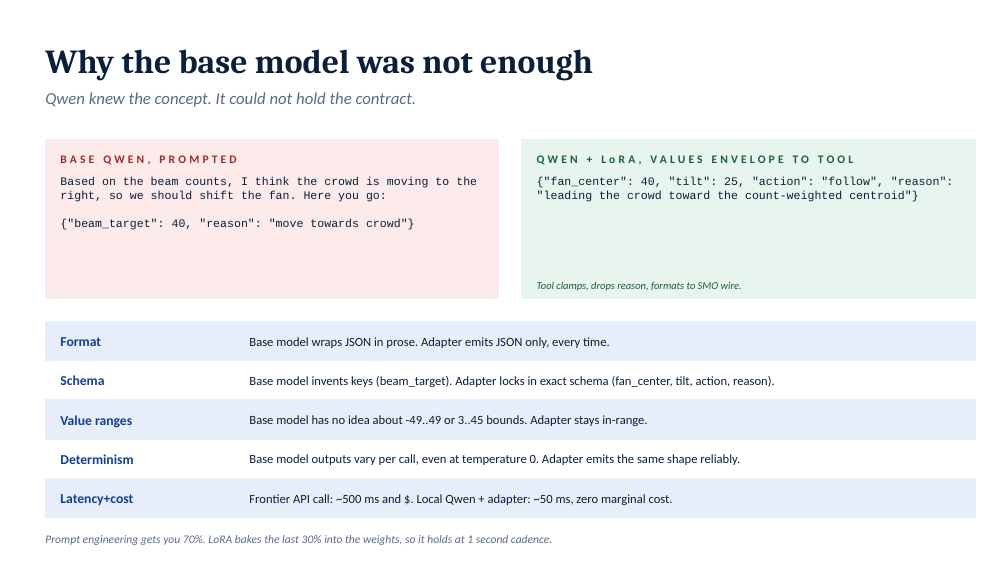
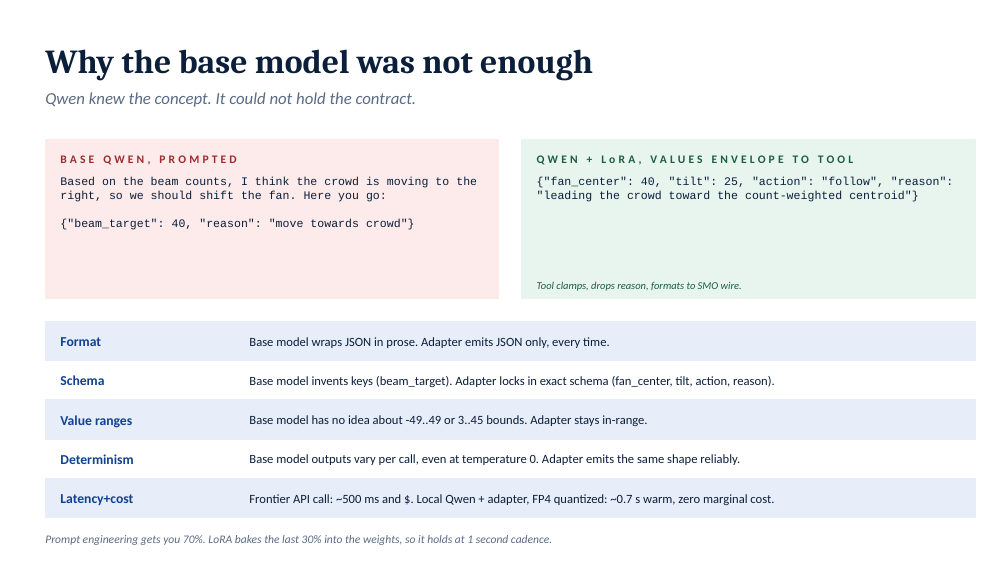
Before and after one commit to sireenmalik/BeamMeUpQwen, a slide deck: slide 7 of lora_training_walkthrough.pptx (slide 6 before the commit). Drawn at 1008x567 pixels with LibreOffice and Linux fonts; fonts in the diff are those of the drawing. Boxes give left, top, right and bottom in pixels: in the first picture for what was removed or moved away, otherwise in the second. Text is boxed around its words. In the diff, an @@ line names an element or a change of style, - is before the commit and + after.

```diff
--- a/lora_training_walkthrough.pptx
+++ b/lora_training_walkthrough.pptx
@@ text at bbox=[249, 494, 774, 505]: text changed @@
-Frontier API call: ~500 ms and $. Local Qwen + adapter: ~50 ms, zero marginal cost.
+Frontier API call: ~500 ms and $. Local Qwen + adapter, FP4 quantized: ~0.7 s warm, zero marginal cost.
```
Also in this commit, not shown: 2 other slides changed, 2 slides added.
